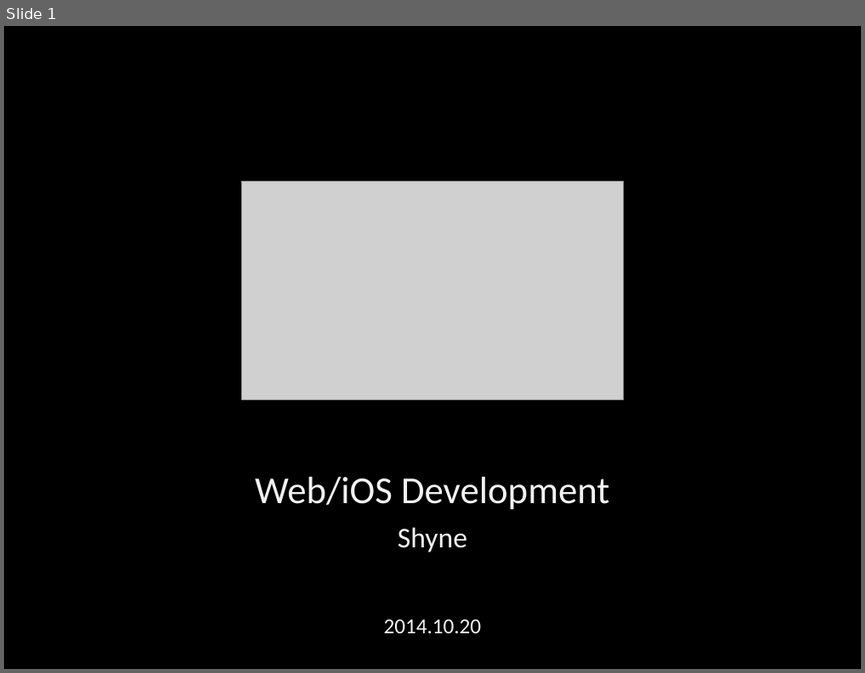
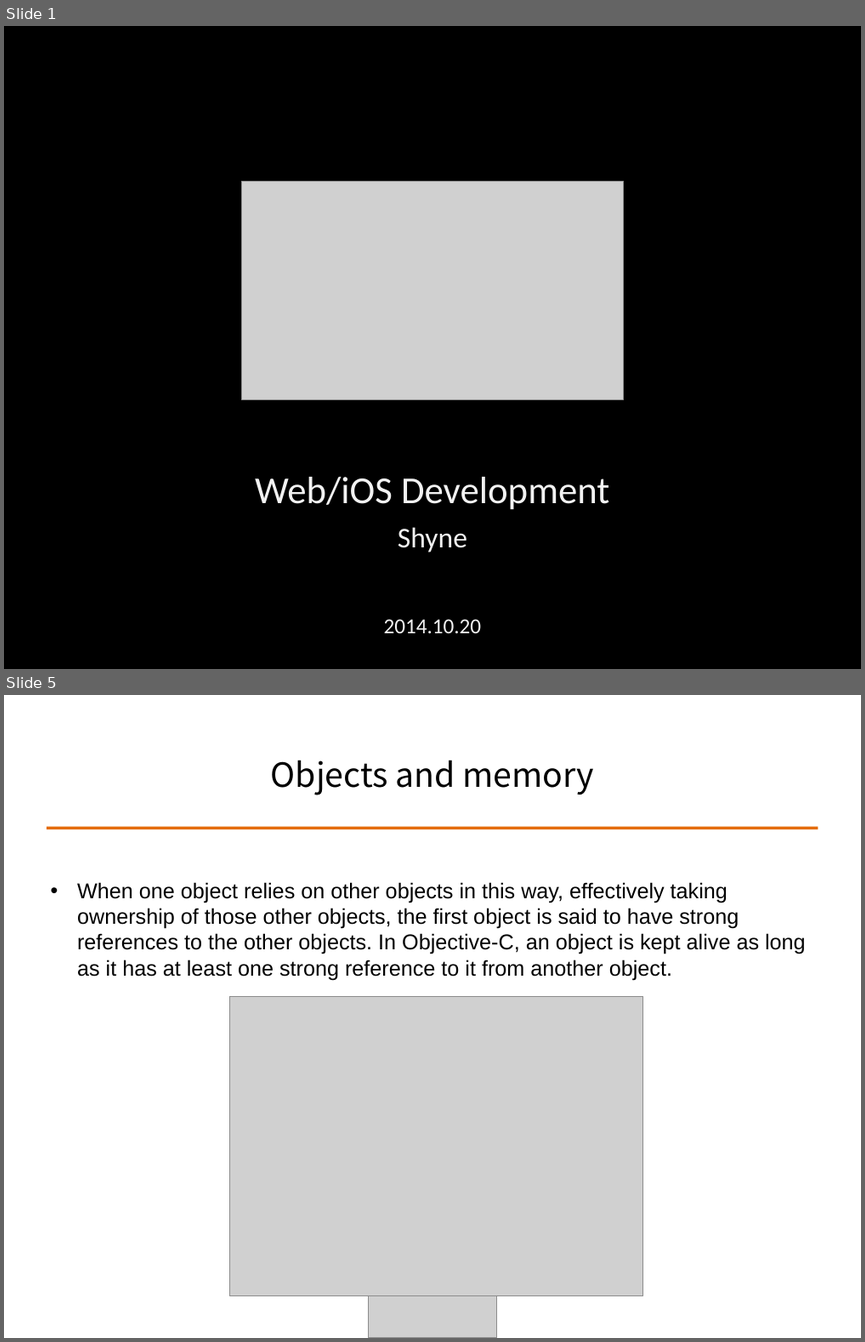
Before and after one commit to ALPHACamp/Camp-3-iOS-Dev, a slide deck: Class presentation/Week3 - Shyne/10-20-2014.ppt. Shown one above the other, each under a label of ours: slide 1 before the commit, slides 1 and 5 after it; the slides between them are not shown. The pictures are 865x673 and 865x1342 pixels, drawn with LibreOffice and Linux fonts; fonts in the diff are those of the drawing; grey boxes stand for pictures. Boxes give left, top, right and bottom in pixels: in the first picture for what was removed or moved away, otherwise in the second. Text is boxed around its words. In the diff, an @@ line names an element or a change of style, - is before the commit and + after.

```diff
--- a/Class presentation/Week3 - Shyne/10-20-2014.ppt
+++ b/Class presentation/Week3 - Shyne/10-20-2014.ppt
@@ slide 5 added at [4,695,861,1338], background #FFFFFF @@
@@ title added at [271,760,595,795], 28 pt, text #000000 @@
+Objects and memory
@@ line added from (46, 828) to (818, 828), #E46C0A 2.49 pt @@
@@ text added at [77,882,806,980], 18 pt, text #000000 @@
+• When one object relies on other objects in this way, effectively taking ownership of those other objects, the first object is said to have strong references to the other objects. In Objective-C, an object is kept alive as long as it has at least one strong reference to it from another object.
@@ picture added at [230,996,643,1296] @@
@@ picture added at [368,1288,497,1338] @@
```
Also in this commit, not shown: 37 other slides added, 7 slides removed, 3 other files.
